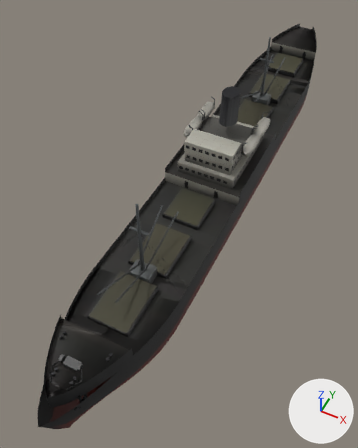
What one commit did to the glTF model models/item/Q576959/model_built.glb.
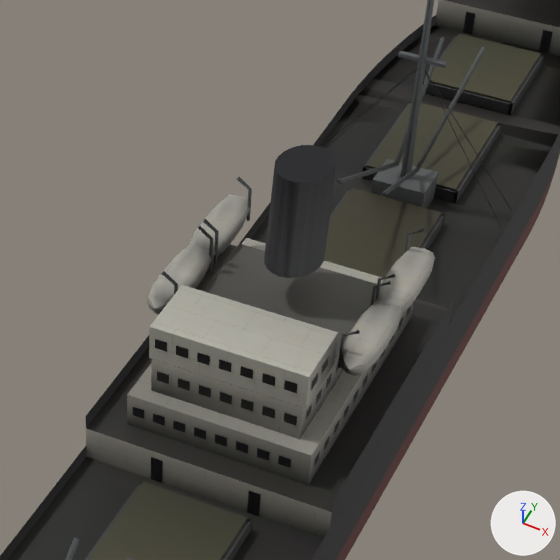
Each version appears first whole from a camera (50 mm lens) standing at (28.5, -77.2, 81.4) and looking at (-2.4, -15.4, 4.1), and next in a close-up on the part from 39% to 86% of the width and 9% to 47% of the height. The lights are fixed; the arrows at lower right show +X, +Y and +Z. The last two pictures show the newer version. Where no turn or scale is listed for an object, it has been applied to the vertices. Vertices at exactly the same position are counted once.

Names of what the first close-up shows: 'main_0'.
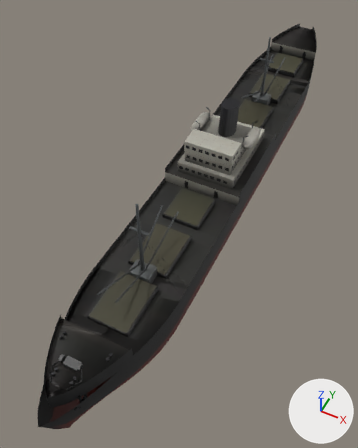
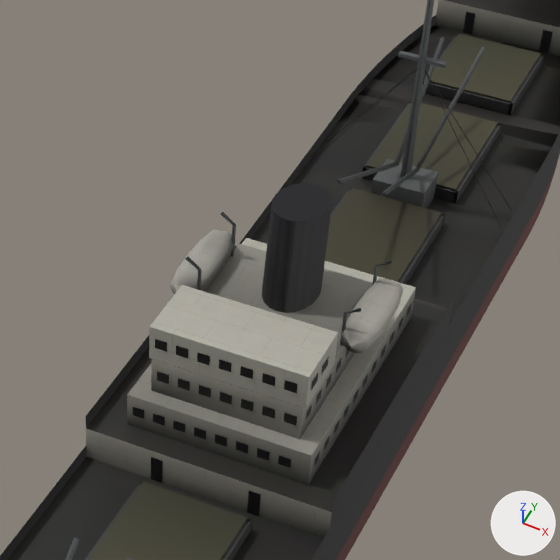
Location of each change, [x1, y1, x2, y2] in pixels of the close-ups (560 x 560 px; the box of a moved part takes in the faces that stretch with it):
```json
{"part": 1, "of": "me_main_0", "change": "deleted", "before": [189, 177, 435, 314]}
{"part": 2, "of": "me_main_0", "change": "moved or reshaped", "before": [275, 145, 336, 183], "after": [272, 183, 332, 222]}
{"part": 3, "of": "me_main_0", "change": "surface changed", "before": [146, 166, 402, 376], "after": [170, 209, 403, 353]}
{"part": 4, "of": "me_main_0", "change": "recoloured", "before": [146, 166, 414, 401], "after": [157, 209, 416, 401], "on screen": "lighter"}
```

Scene script edits in JSON lines:
```json
{"block": "me_main_0", "where": "# used by ob_main_0; location = (0.0, -1.45, 14.22)"}
{"op": "remove", "block": "me_main_0", "code": "me_main_0.from_pydata(...)  # 8475 vertices, 14810 faces; spans x -8.3..8.3, y -62.2..62.2, z -14.2..14.2"}
{"op": "add", "block": "me_main_0", "code": "me_main_0.from_pydata(...)  # 8275 vertices, 14490 faces; spans x -8.3..8.3, y -62.2..62.2, z -14.2..14.2"}
{"block": "me_main_0", "change": "me_main_0 part 1: 7 loose pieces with 218 vertices, spanning x -7.6..7.6, y 3.1..55.2, z -12.2..5.9, are deleted"}
{"block": "me_main_0", "change": "me_main_0 part 2"}
{"block": "me_main_0", "change": "42 vertices in x -1.8..1.8, y 1.4..6.5, z 5.1..11.9 move by (0.0, 0.0, -2.7)"}
{"block": "me_main_0", "change": "38 vertices in x -7.6..-5.2, y -2.8..3.8, z 2.5..5.8 move by (0.7, 2.0, 0.0)"}
{"block": "me_main_0", "change": "38 vertices in x 5.2..7.6, y -2.8..3.8, z 2.5..5.8 move by (-0.7, 2.0, 0.0)"}
{"block": "me_main_0", "change": "20 vertices in x -7.6..-5.1, y -2.8..3.4, z 3.7..5.9 move by (0.6, 2.0, 0.0)"}
{"block": "me_main_0", "change": "20 vertices in x 5.1..7.6, y -2.8..3.4, z 3.7..5.9 move by (-0.6, 2.0, 0.0)"}
{"block": "me_main_0", "change": "14 vertices in x -7.3..-5.5, y -2.2..4.4, z 2.8..4.0 move by (0.7, 1.9, 0.0)"}
{"block": "me_main_0", "change": "70 vertices move from x -7.6..7.6, y -2.2..4.4, z 2.5..5.1 to x -6.9..6.9, y -0.3..6.3, z 1.8..5.2"}
{"block": "me_main_0", "change": "me_main_0 part 3: 360 kept faces spanning x -7.0..7.0, y -0.8..6.5, z 1.8..9.2 get new texture (UV) coordinates"}
{"block": "me_main_0", "change": "me_main_0 part 4: 290 kept faces spanning x -7.0..7.0, y -7.2..58.2, z -12.1..9.2 get new vertex colours; the middle colour goes from grey #7c7a74 to grey #908e87"}
{"block": "me_main_0", "change": "other edits to the shape of me_main_0 do not show in these pictures"}
```
